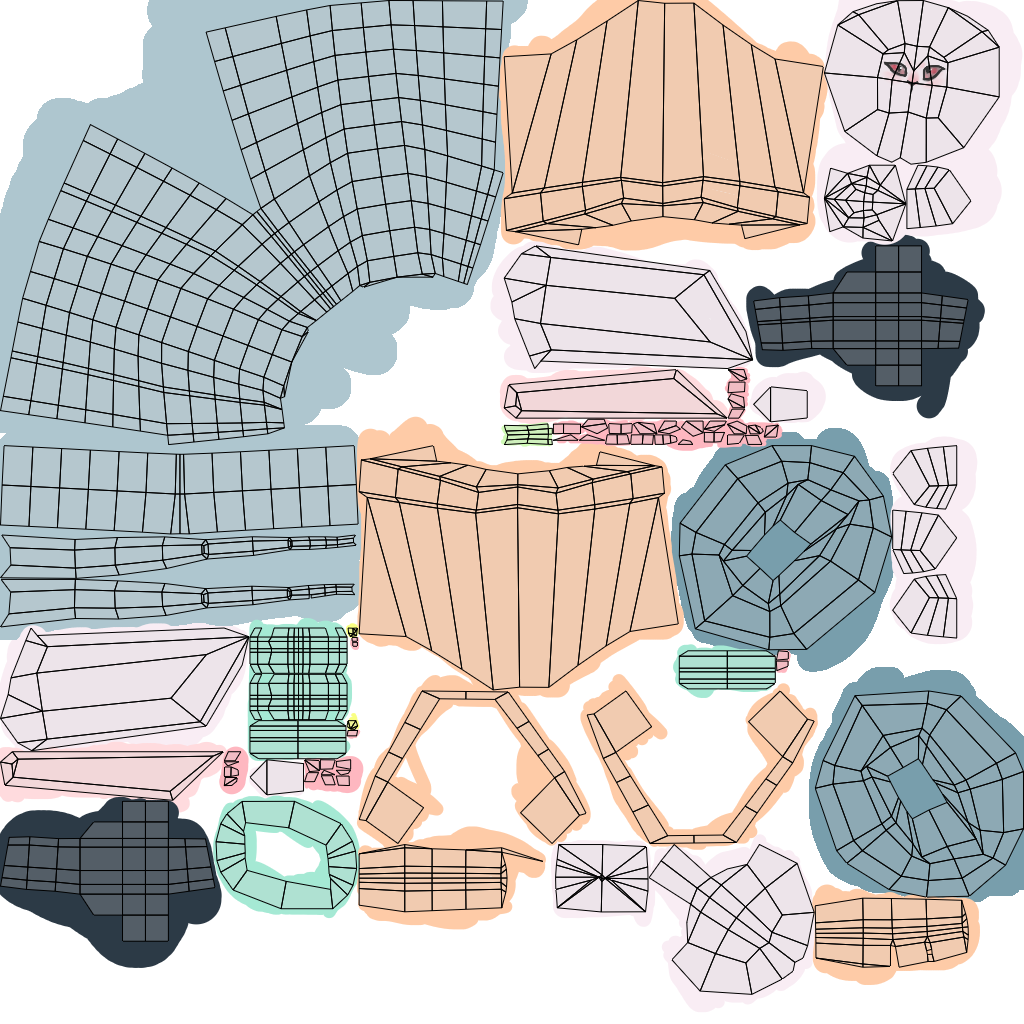
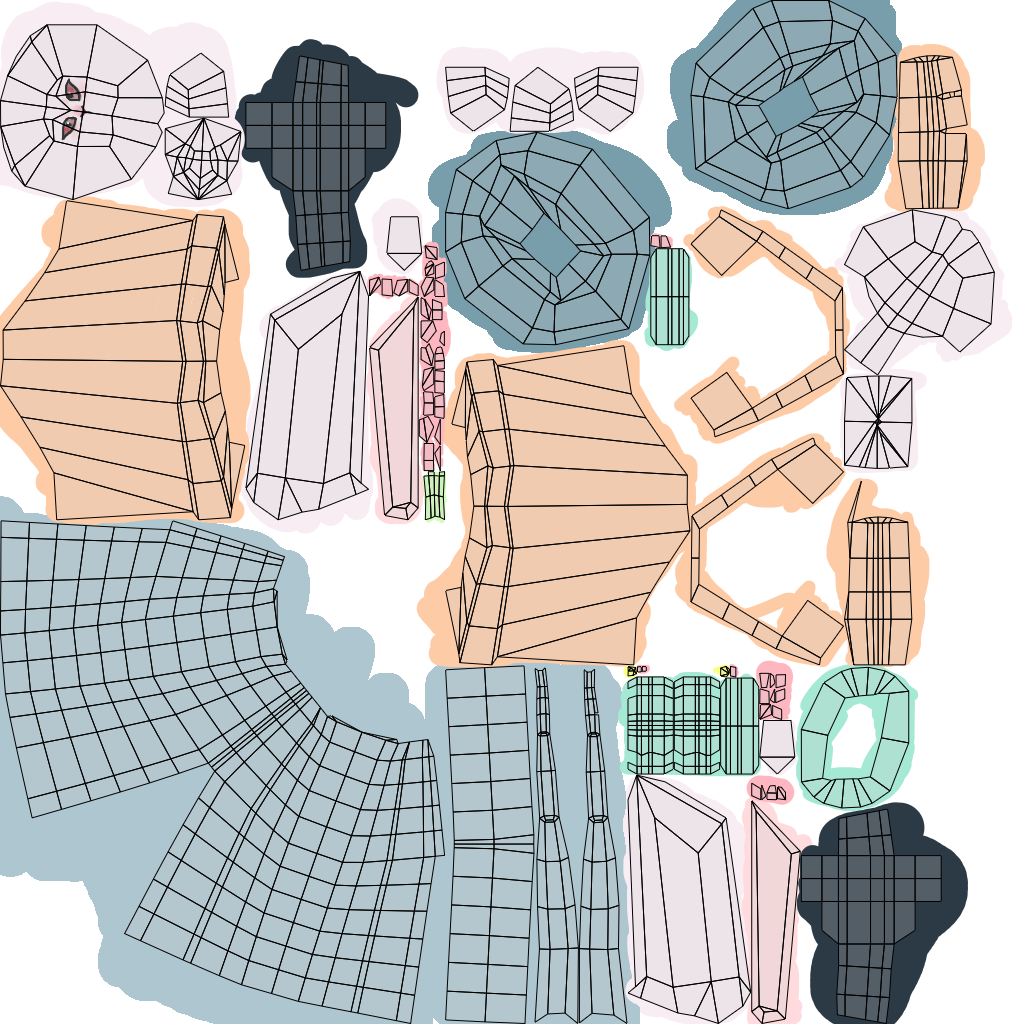
Two versions of the same layered image (1024x1024). Layer-by-layer changes:
painted on "Background" over (0, 0, 1024, 1024)
painted on "Paint Layer 2" over (21, 0, 1023, 616)
painted on "Paint Layer 1" over (0, 0, 1024, 1024)
